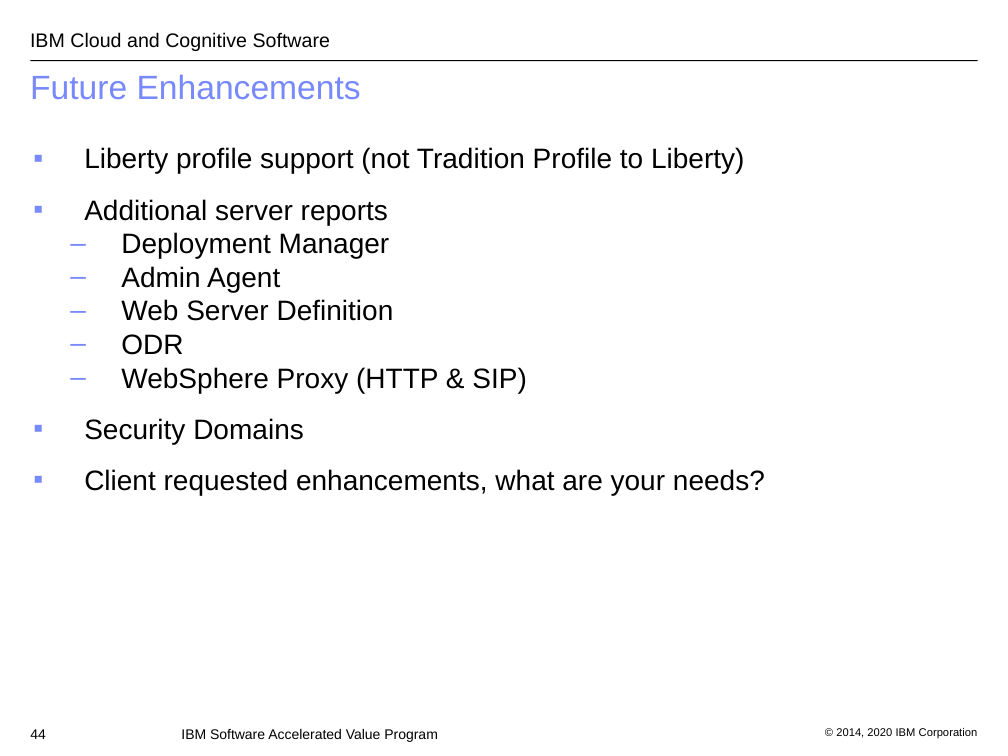
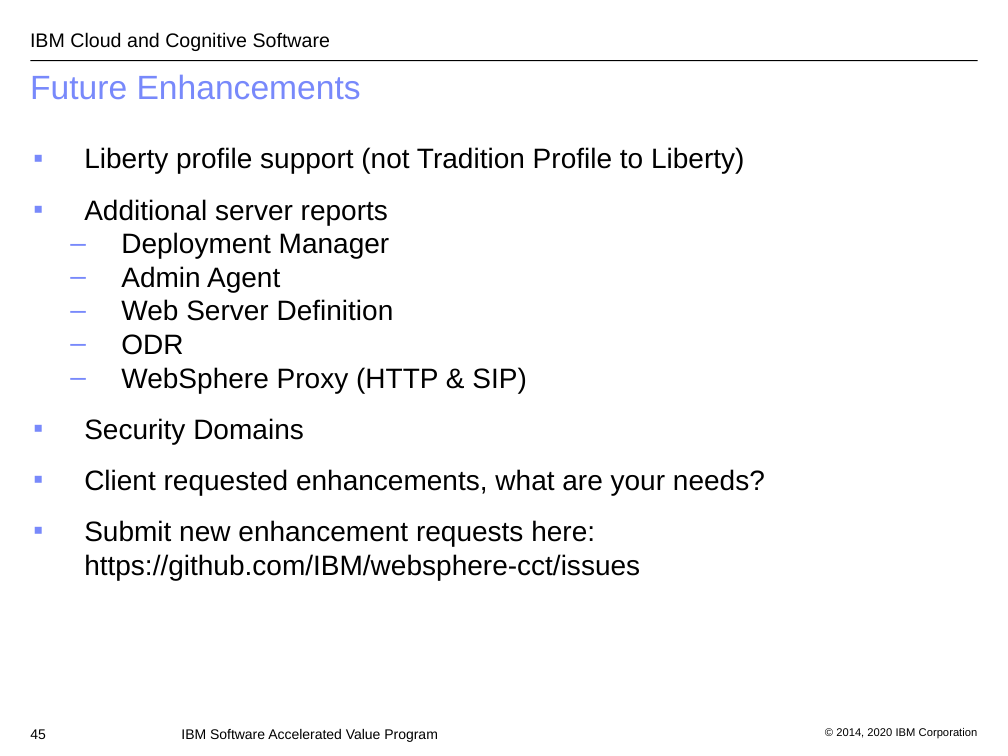
Before and after one commit to IBM/websphere-cct, a slide deck: slide 45 of WASConfigurationComparisonTool.ppt (slide 44 before the commit). Drawn at 1008x756 pixels with LibreOffice and Linux fonts; fonts in the diff are those of the drawing; background and template pictures are left out. Boxes give left, top, right and bottom in pixels: in the first picture for what was removed or moved away, otherwise in the second. Text is boxed around its words. In the diff, an @@ line names an element or a change of style, - is before the commit and + after.

```diff
--- a/WASConfigurationComparisonTool.ppt
+++ b/WASConfigurationComparisonTool.ppt
@@ text at <box>84,520,640,580</box>: paragraph added @@
+▪ Submit new enhancement requests here:
+  https://github.com/IBM/websphere-cct/issues
@@ page number at <box>30,729,46,739</box>: text changed @@
-44
+45
```
Also in this commit, not shown: 3 other slides changed, 1 slide added, 3 other files.
